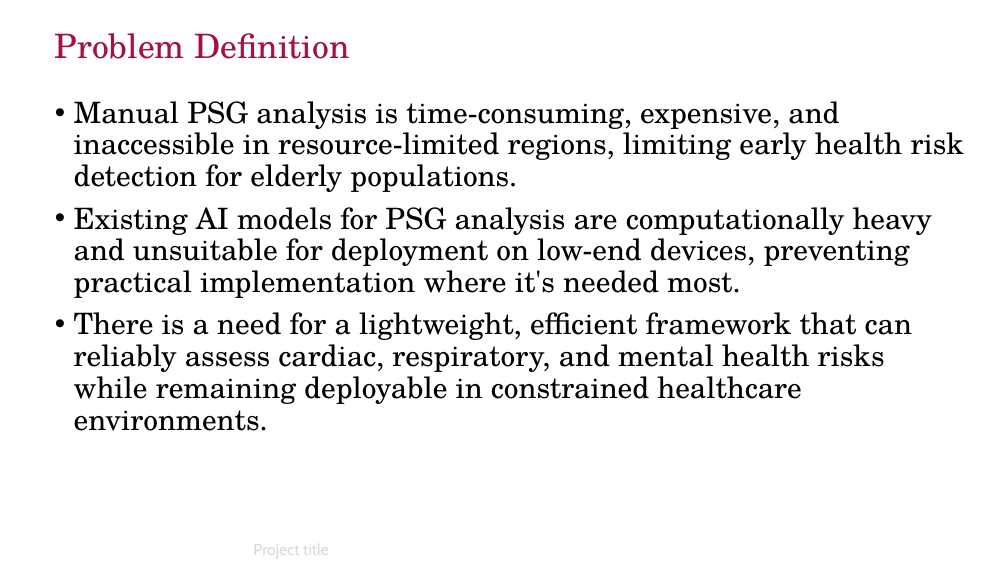
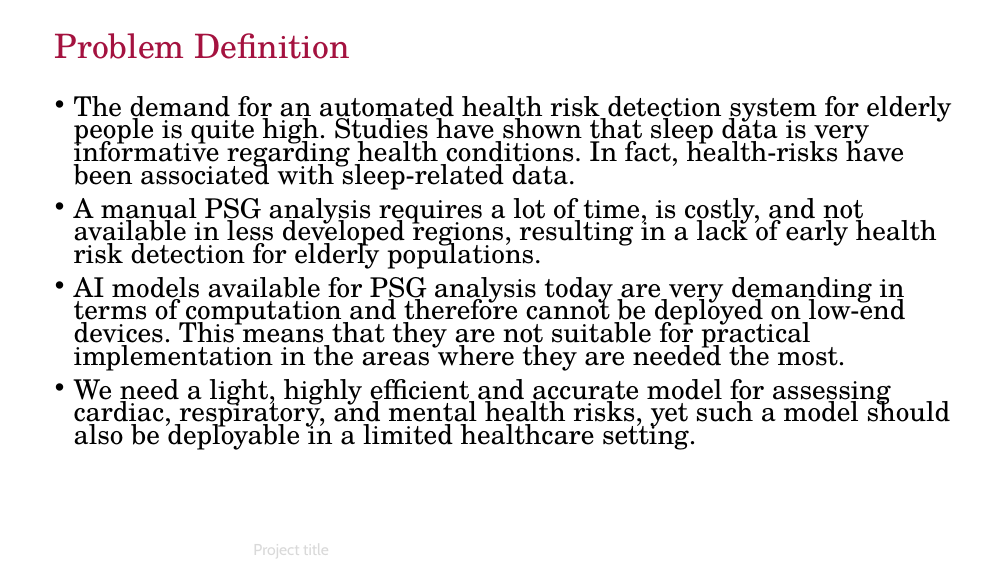
Before and after one commit to Giriiri-g/Sleep-Staging, a slide deck: slide 4 of reports/Phase 1/Phase1_47.pptx. Drawn at 1008x567 pixels with LibreOffice and Linux fonts; fonts in the diff are those of the drawing; background and template pictures are left out. Boxes give left, top, right and bottom in pixels: in the first picture for what was removed or moved away, otherwise in the second. Text is boxed around its words. In the diff, an @@ line names an element or a change of style, - is before the commit and + after.

```diff
--- a/reports/Phase 1/Phase1_47.pptx
+++ b/reports/Phase 1/Phase1_47.pptx
@@ text at [74,96,951,450]: text changed; size 28 to 25.9 pt @@
-• Manual PSG analysis is time-consuming, expensive, and inaccessible in resource-limited regions, limiting early health risk detection for elderly populations.
-• Existing AI models for PSG analysis are computationally heavy and unsuitable for deployment on low-end devices, preventing practical implementation where it's needed most.
-• There is a need for a lightweight, efficient framework that can reliably assess cardiac, respiratory, and mental health risks while remaining deployable in constrained healthcare environments.
+• The‍‌‍‍‌ demand for an automated health risk detection system for elderly people is quite high. Studies have shown that sleep data is very informative regarding health conditions. In fact, health-risks have been associated with sleep-related data.
+• A manual PSG analysis requires a lot of time, is costly, and not available in less developed regions, resulting in a lack of early health risk detection for elderly populations.
+• AI models available for PSG analysis today are very demanding in terms of computation and therefore cannot be deployed on low-end devices. This means that they are not suitable for practical implementation in the areas where they are needed the most.
+• We need a light, highly efficient and accurate model for assessing cardiac, respiratory, and mental health risks, yet such a model should also be deployable in a limited healthcare ‍‌‍‍‌setting.
```
Also in this commit, not shown: 8 other slides changed, 3 slides added, 1 slide removed, 24 other files.
